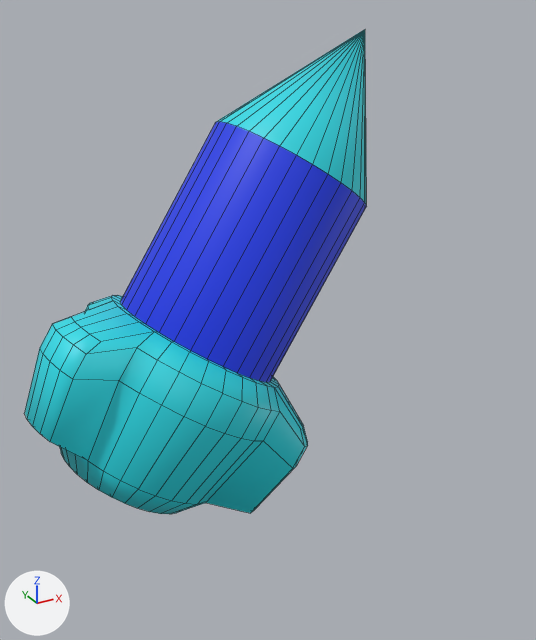
The FBX model Mobile EBAC/Assets/Art/3D/Collectables/p-up fly .fbx, before and after one commit.
Before and after are seen from a camera (50 mm lens) standing at (-4.501, -1.265, 1.277) and looking at (-3.655, 0.274, 0.508). The axes (+X, +Y, +Z) are drawn at lower left. The lights are the same throughout. Mesh edges are drawn as thin lines.

The first picture shows 'Fly'.
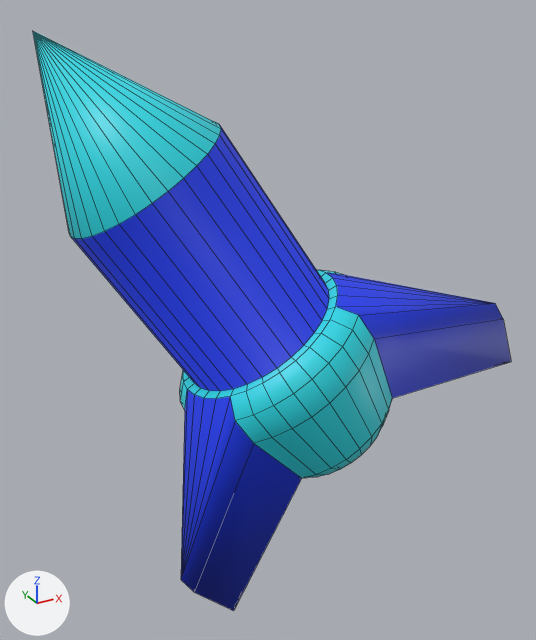
Where the change shows, as pixel boxes [x1, y1, x2, y2] in the pictures (536 x 640 px):
'Fly', reshaped, turned
    before: [25, 29, 367, 514]
    after: [33, 31, 511, 611]
part 1 of me_cylinder_003, cut back
    before: [25, 301, 154, 461]
    after: [181, 389, 302, 611]
part 2 of me_cylinder_003, cut back
    before: [206, 385, 308, 513]
    after: [327, 273, 511, 398]

Diff of the bpy script that builds the scene:
```diff
--- a/Mobile EBAC/Assets/Art/3D/Collectables/p-up fly .fbx.py
+++ b/Mobile EBAC/Assets/Art/3D/Collectables/p-up fly .fbx.py
@@ me_cylinder_003 @@
 # used by ob_fly; location = (-3.776, 0.268, 0.623); rotation_euler = (-0.144, 0.582, -0.206), in degrees (-8.3, 33, -12); scale = (-0.269, -0.269, -0.269)
-me_cylinder_003.from_pydata(...)  # 253 vertices, 268 faces; spans x -1.28..1.28, y -1.0..1.0, z -2.59..1.97
+me_cylinder_003.from_pydata(...)  # 219 vertices, 244 faces; spans x -2.05..2.05, y -1.0..1.0, z -2.59..2.63
+# me_cylinder_003 part 1
+# 20 vertices are removed from x 0.96..1.28, y 0.26..0.79, z 0.77..1.66
+# 26 faces are deleted
+# 3 vertices are added at (2.05, 0.37, 2.08), (2.05, 0.37, 1.86), (1.93, 0.32, 2.63)
+# 14 new faces join them, mat_material_008 (blue #1738e7)
+# me_cylinder_003 part 2
+# 20 vertices are removed from x -1.28..-0.96, y 0.26..0.79, z 0.77..1.66
+# 26 faces are deleted
+# 3 vertices are added at (-2.05, 0.37, 2.08), (-2.05, 0.37, 1.86), (-1.93, 0.32, 2.63)
+# 14 new faces join them, mat_material_008 (blue #1738e7)
 me_cylinder_003.materials.append(mat_material_008)
@@ ob_fly @@
 ob_fly.location = (-3.776, 0.268, 0.623)
-ob_fly.rotation_euler = (-0.144, 0.582, -0.206)  # degrees (-8.3, 33, -12)
+ob_fly.rotation_euler = (-0.104, -0.566, -0.0511)  # degrees (-6, -32, -2.9)
 ob_fly.scale = (-0.269, -0.269, -0.269)
```
